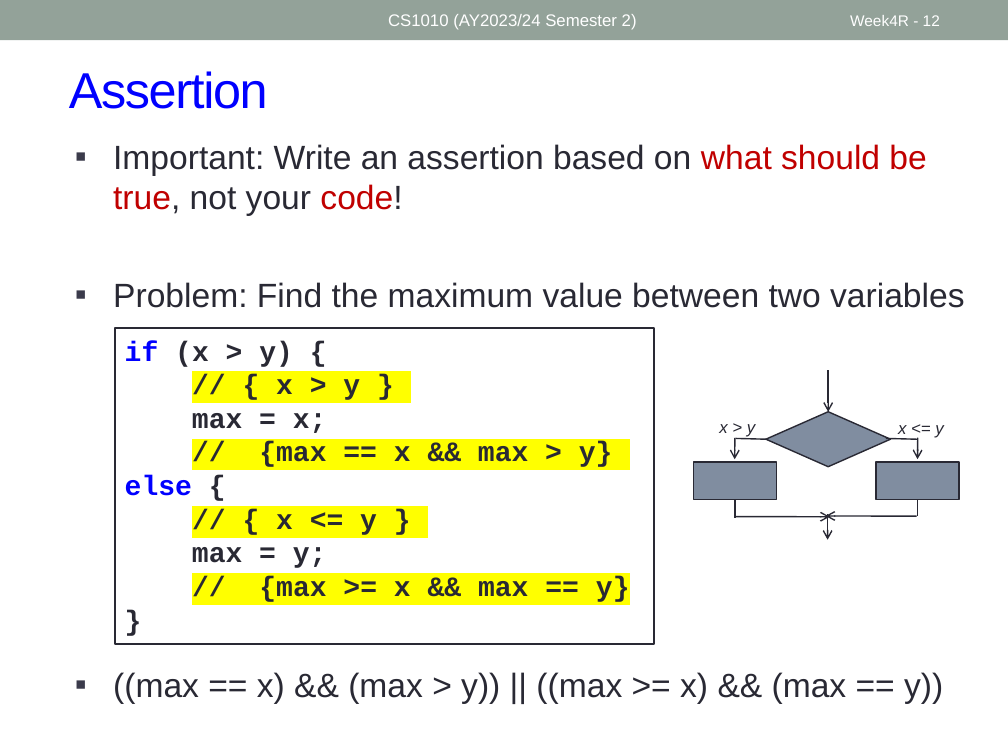
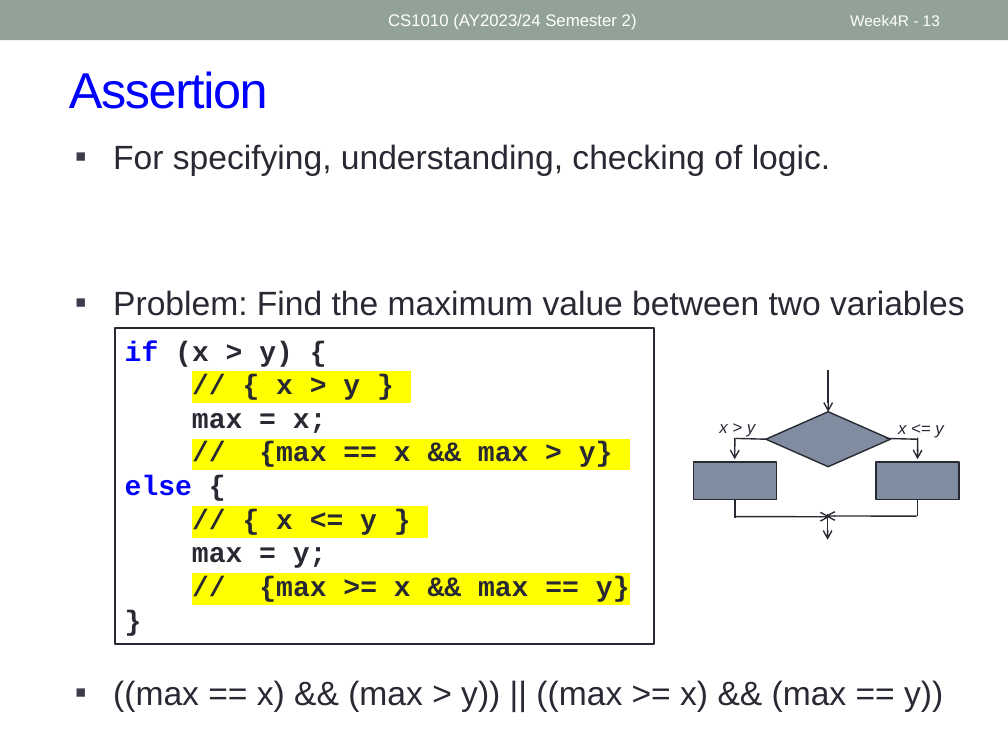
Before and after one commit to nus-cs1010-2425-s2/website, a slide deck: slide 13 of slides/Week4_Recap.pptx (slide 12 before the commit). Drawn at 1008x756 pixels with LibreOffice and Linux fonts; fonts in the diff are those of the drawing. Boxes give left, top, right and bottom in pixels: in the first picture for what was removed or moved away, otherwise in the second. Text is boxed around its words. In the diff, an @@ line names an element or a change of style, - is before the commit and + after.

```diff
--- a/slides/Week4_Recap.pptx
+++ b/slides/Week4_Recap.pptx
@@ page number at (850, 15, 940, 26): text changed @@
-Week4R - 12
+Week4R - 13
@@ text at (113, 144, 830, 176): text changed @@
-▪ Important: Write an assertion based on what should be true, not your code!
+▪ For specifying, understanding, checking of logic.
```
Also in this commit, not shown: 5 other slides changed, 1 slide added, 2 other files.
